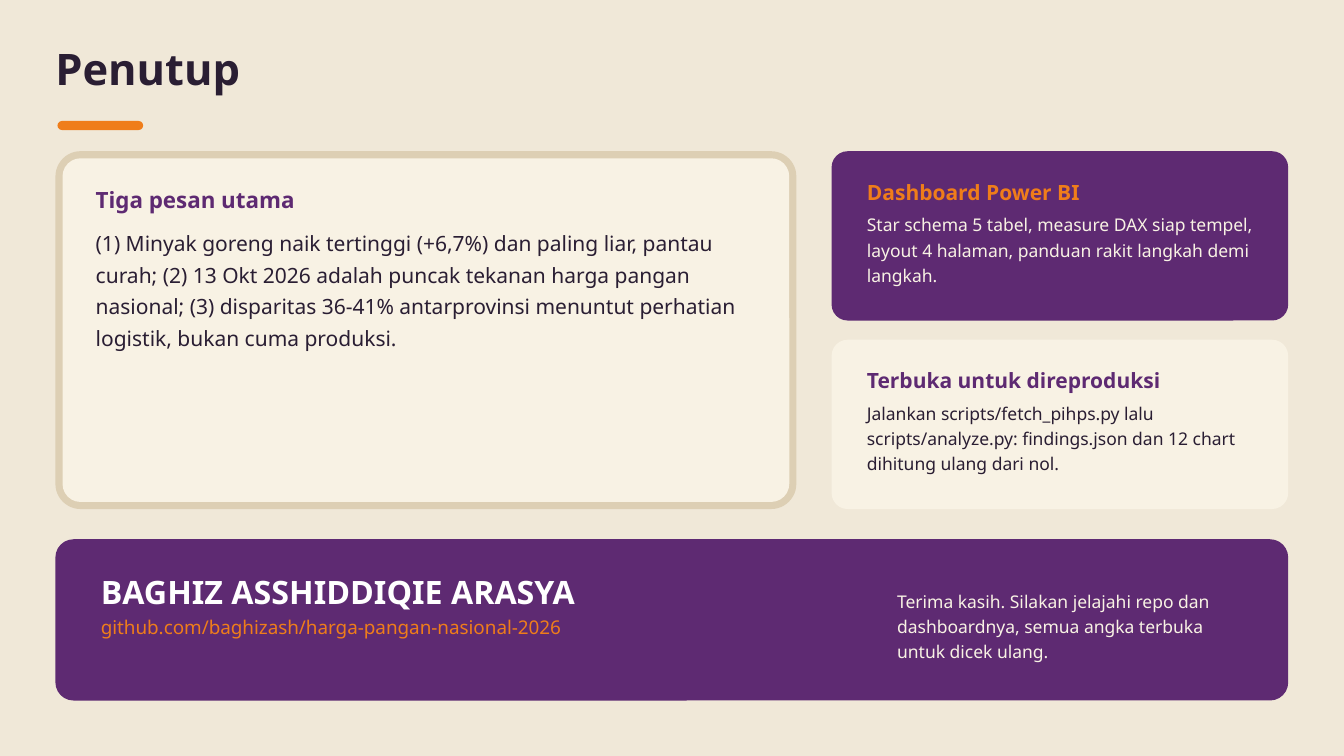
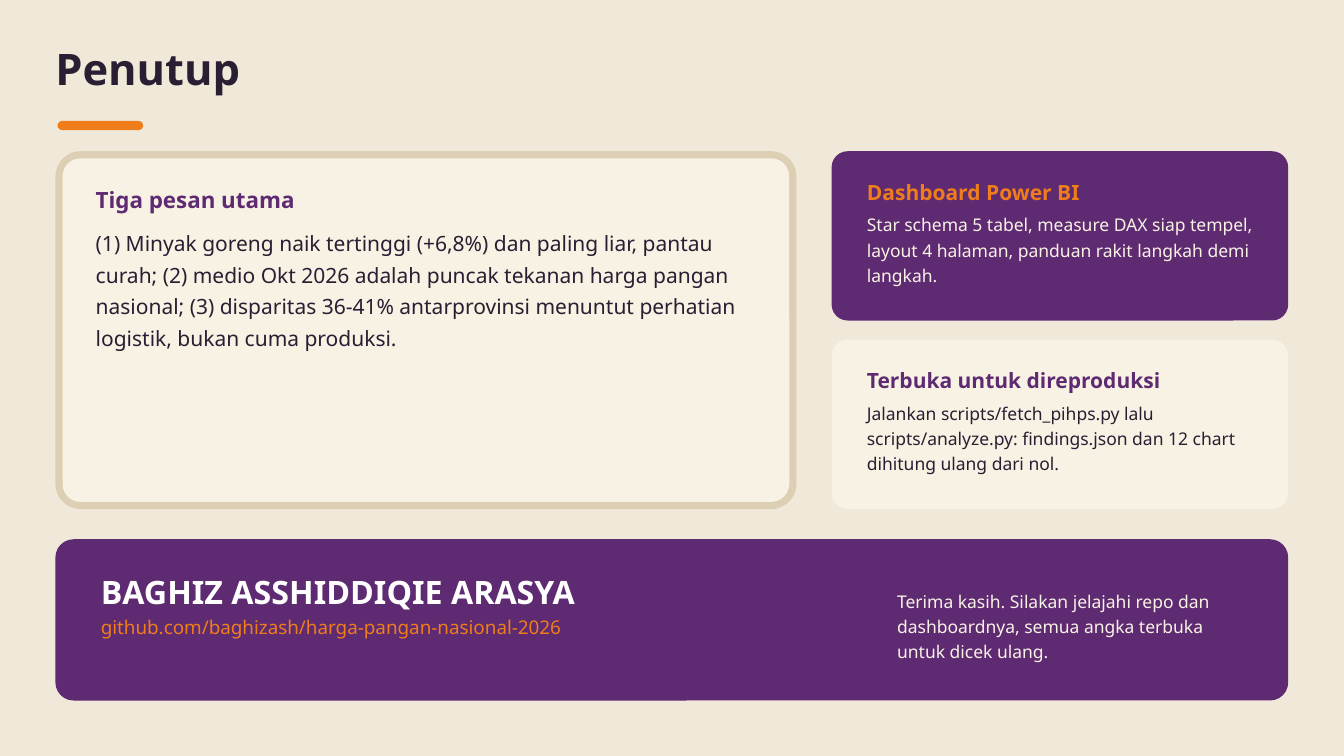
Before and after one commit to baghizash/harga-pangan-nasional-2026, a slide deck: slide 10 of Portofolio-Analisis-Harga-Pangan.pptx. Drawn at 1344x756 pixels with LibreOffice and Linux fonts; fonts in the diff are those of the drawing. Boxes give left, top, right and bottom in pixels: in the first picture for what was removed or moved away, otherwise in the second. Text is boxed around its words. In the diff, an @@ line names an element or a change of style, - is before the commit and + after.

```diff
--- a/Portofolio-Analisis-Harga-Pangan.pptx
+++ b/Portofolio-Analisis-Harga-Pangan.pptx
@@ text at bbox=[96, 235, 736, 351]: text changed @@
-(1) Minyak goreng naik tertinggi (+6,7%) dan paling liar, pantau curah; (2) 13 Okt 2026 adalah puncak tekanan harga pangan nasional; (3) disparitas 36-41% antarprovinsi menuntut perhatian logistik, bukan cuma produksi.
+(1) Minyak goreng naik tertinggi (+6,8%) dan paling liar, pantau curah; (2) medio Okt 2026 adalah puncak tekanan harga pangan nasional; (3) disparitas 36-41% antarprovinsi menuntut perhatian logistik, bukan cuma produksi.
```
Also in this commit, not shown: 6 other slides changed.
